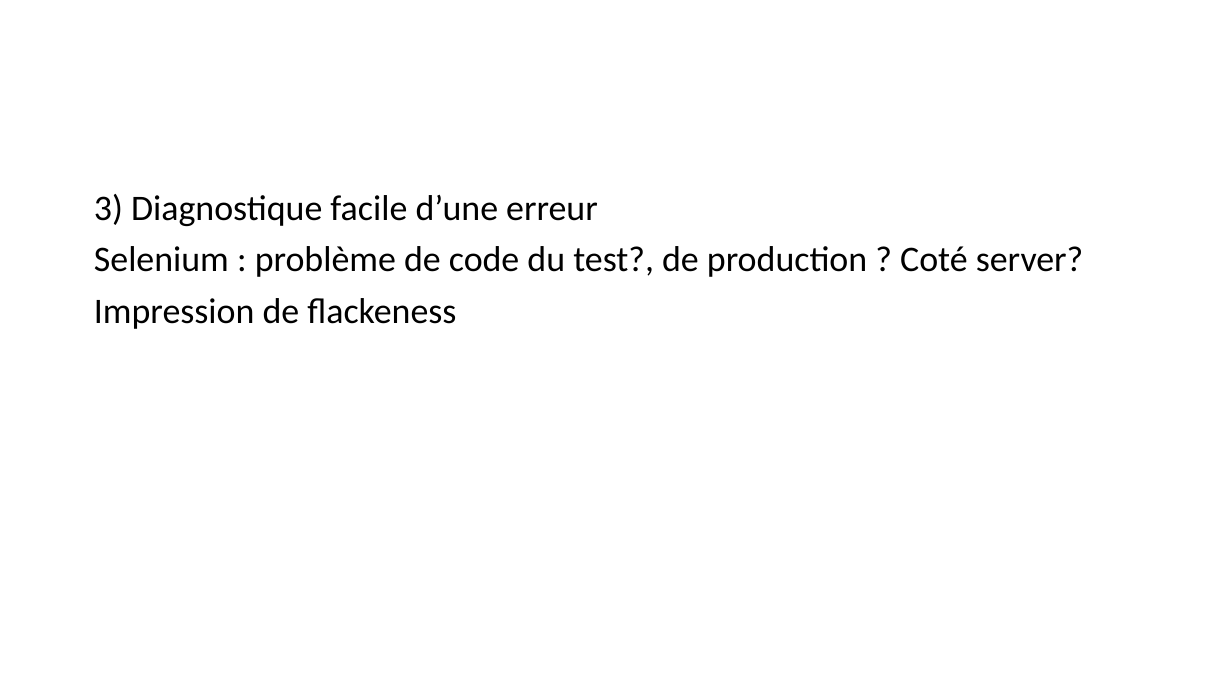
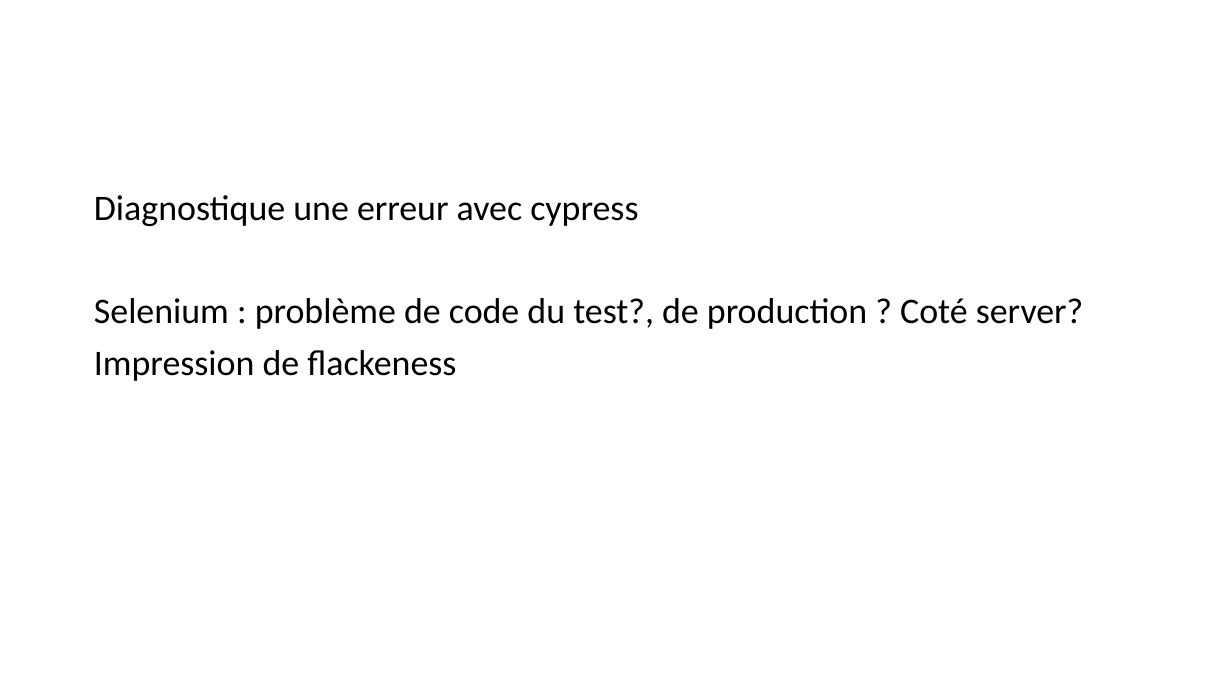
Before and after one commit to seblast312/cypress_youtube, a slide deck: slide 10 of Cypress.pptx (slide 7 before the commit). Drawn at 1232x693 pixels with LibreOffice and Linux fonts; fonts in the diff are those of the drawing. Boxes give left, top, right and bottom in pixels: in the first picture for what was removed or moved away, otherwise in the second. Text is boxed around its words. In the diff, an @@ line names an element or a change of style, - is before the commit and + after.

```diff
--- a/Cypress.pptx
+++ b/Cypress.pptx
@@ text at [94, 195, 638, 226]: text changed @@
-3) Diagnostique facile d’une erreur
+Diagnostique une erreur avec cypress
```
Also in this commit, not shown: 5 other slides changed, 3 slides added, 1 other file.
